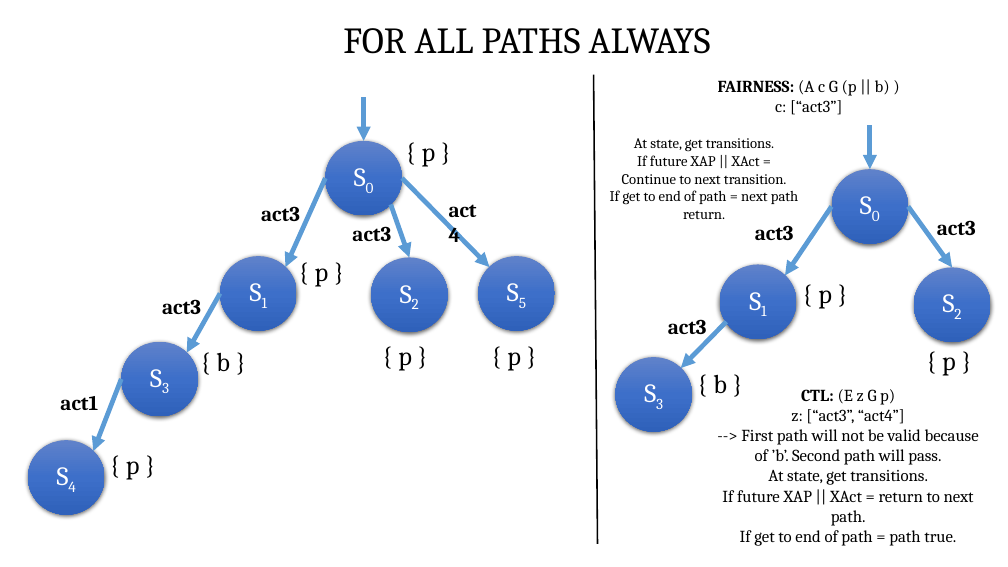
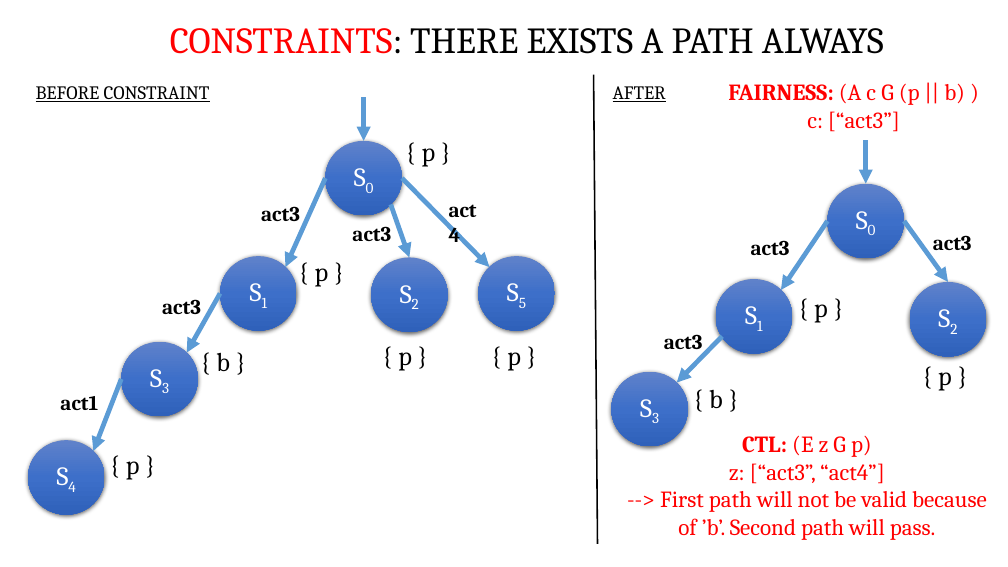
Before and after one commit to influxious/mc, a slide deck: slide 24 of Model_Diagrams.pptx (slide 23 before the commit). Drawn at 1008x567 pixels with LibreOffice and Linux fonts; fonts in the diff are those of the drawing. Boxes give left, top, right and bottom in pixels: in the first picture for what was removed or moved away, otherwise in the second. Text is boxed around its words. In the diff, an @@ line names an element or a change of style, - is before the commit and + after.

Commit message:
All Model Constraint Diagrams & Fixed Formula for Mutual Exclusion

```diff
--- a/Model_Diagrams.pptx
+++ b/Model_Diagrams.pptx
@@ text at [170,28,884,54]: text changed @@
-FOR ALL PATHS ALWAYS
+CONSTRAINTS: THERE EXISTS A PATH ALWAYS
@@ text added at [36,86,210,102], 18 pt, text #000000, underline @@
+BEFORE CONSTRAINT
@@ text added at [613,86,666,102], 18 pt, text #000000, underline @@
+AFTER
@@ text "FAIRNESS: (A c G (p ..." at [728,84,965,132]: size 16 to 22 pt, text colour #000000 to #FF0000 @@
@@ text removed at [610,138,798,219] @@
-At state, get transitions.
-If future XAP || XAct = Continue to next transition.
-If get to end of path = next path return.
@@ 6 texts, 4 ellipses, 4 arrows: place and size @@
-6 texts, 4 ellipses, 4 arrows at [616,126,991,432]
+6 texts, 4 ellipses, 4 arrows at [612,140,986,447]
@@ text "CTL: (E z G p)" at [660,436,987,540]: size 16 to 22 pt, text colour #000000 to #FF0000 @@
@@ text "CTL: (E z G p)": place and size @@
-text "CTL: (E z G p)" at [722,389,979,546]
+text "CTL: (E z G p)" at [660,436,987,540]
@@ text at [722,470,974,546]: paragraphs removed @@
-At state, get transitions.
-If future XAP || XAct = return to next path.
-If get to end of path = path true.
```
Also in this commit, not shown: 2 other slides changed, 9 slides added, 3 other files.
